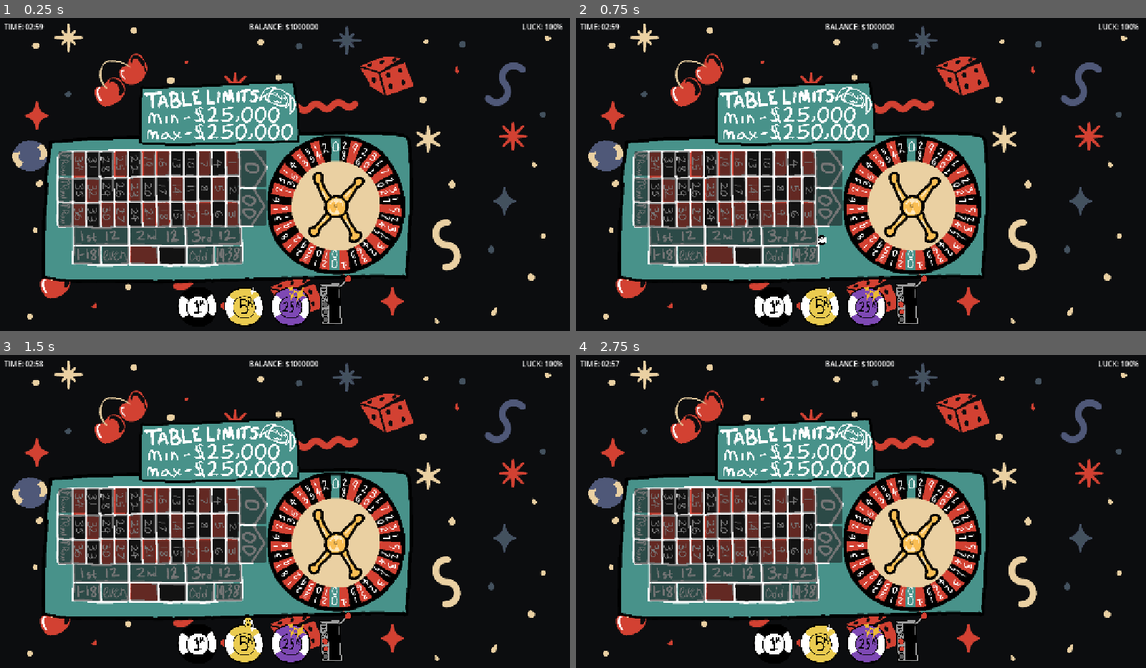
Above: before the commit, frames 1-4 (two rows, left to right).
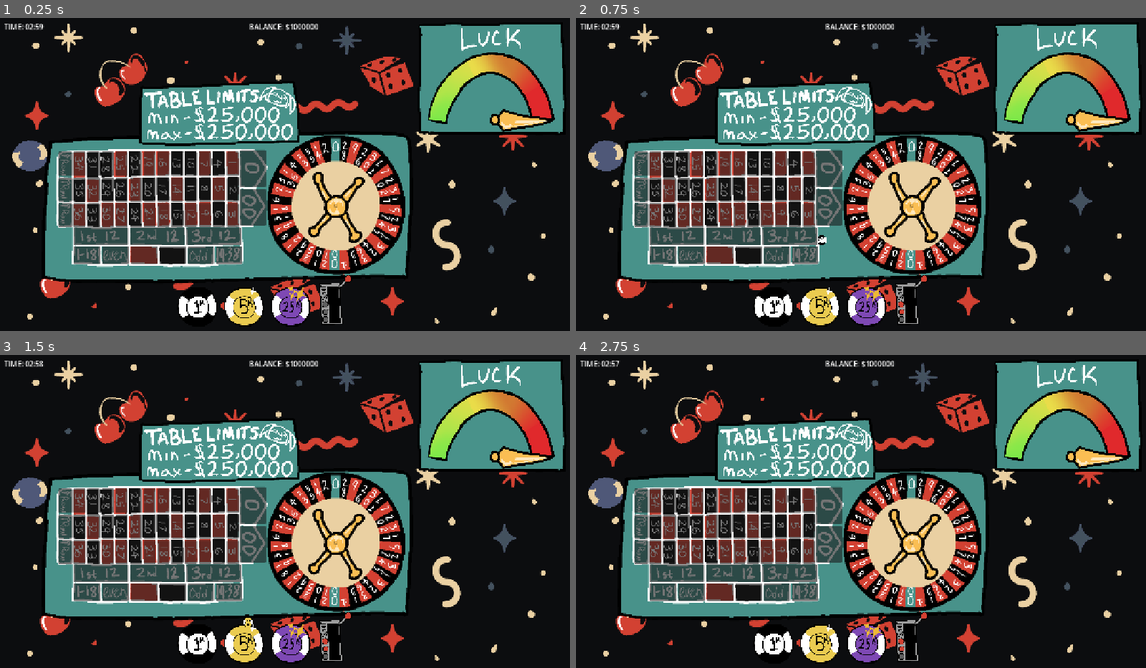
Above: after the commit, the same moments.

Repository: JordanRaia/gmtk-game-jam-2026
Game: Godot game, scene res://MainScene.tscn
Two runs of this game, one before a commit and one after it. Both use one fixed random seed, a clock stepped at 60 frames per second and the inputs below.
Inputs (mouse positions are in pixels of both pictures, inside the frame that each line leads up to):
- Up to frame 1 (0.25 s): no input
- Up to frame 2 (0.75 s): drag from (775, 305) to (918, 105) at 0.52 s
- Up to frame 3 (1.5 s): drag from (245, 642) to (256, 577) at 1.27 s
- Up to frame 4 (2.75 s): move the mouse to (866, 642) at 2.02 s; click (866, 642) at 2.17 s

The runs differ from the first frame. In frame 1, 8.0% of the frame differs, in the area x 73-99%, y 1-38%; in frame 2, 8.0%; in frame 3, 8.0%; in frame 4, 8.0%.

Commit message:
Add LuckGauge UI elements and update LuckDial rotation logic

Diff:
--- a/MainScene.tscn
+++ b/MainScene.tscn
@@ -24,6 +24,9 @@
 [ext_resource type="Texture2D" uid="uid://b2oyy35o5ur2q" path="res://Assets/art/leveranim/lever_0014.png" id="18_f3pw5"]
 [ext_resource type="Texture2D" uid="uid://catoursctv8u7" path="res://Assets/art/leveranim/lever_0015.png" id="19_nlw8m"]
 [ext_resource type="Texture2D" uid="uid://dgjeco2sf0o4s" path="res://Assets/art/leveranim/lever_0016.png" id="20_r1x6n"]
+[ext_resource type="Texture2D" uid="uid://b52u2edecrtko" path="res://Assets/art/luckbox.png" id="25_obg7t"]
+[ext_resource type="Texture2D" uid="uid://b073dbqx8e3p2" path="res://Assets/art/luckmeter.png" id="26_v3bin"]
+[ext_resource type="Texture2D" uid="uid://cpeek4y4d6y6k" path="res://Assets/art/luckdial.png" id="27_6dw4c"]
 
 [sub_resource type="SpriteFrames" id="SpriteFrames_dh88x"]
 animations = [{
@@ -747,4 +750,39 @@
 size_flags_vertical = 3
 stretch_mode = 5
 
+[node name="LuckGauge" type="Control" parent="CanvasLayer/UI_Layer" unique_id=325801013]
+layout_mode = 1
+anchors_preset = 1
+anchor_left = 1.0
+anchor_right = 1.0
+offset_left = -344.0
+offset_top = 15.999999
+offset_right = -304.00006
+offset_bottom = 56.0
+grow_horizontal = 0
+scale = Vector2(0.45, 0.45)
+
+[node name="LuckBox" type="TextureRect" parent="CanvasLayer/UI_Layer/LuckGauge" unique_id=167033635]
+layout_mode = 0
+offset_right = 40.0
+offset_bottom = 40.0
+texture = ExtResource("25_obg7t")
+
+[node name="LuckMeter" type="TextureRect" parent="CanvasLayer/UI_Layer/LuckGauge" unique_id=371524725]
+layout_mode = 0
+offset_left = 32.0
+offset_top = 96.0
+offset_right = 730.0
+offset_bottom = 596.0
+texture = ExtResource("26_v3bin")
+
+[node name="LuckDial" type="TextureRect" parent="CanvasLayer/UI_Layer/LuckGauge" unique_id=1108187095]
+layout_mode = 0
+offset_left = 32.0
+offset_top = 96.0
+offset_right = 730.0
+offset_bottom = 596.0
+pivot_offset = Vector2(349, 400)
+texture = ExtResource("27_6dw4c")
+
 [connection signal="gui_input" from="CanvasLayer/UI_Layer/ChipTray/SpinLever/Control" to="." method="_on_control_gui_input"]
--- a/Scripts/MainScene.gd
+++ b/Scripts/MainScene.gd
@@ -10,6 +10,9 @@
 
 # References to your lever nodes
 @onready var spin_lever: AnimatedSprite2D = $CanvasLayer/UI_Layer/ChipTray/SpinLever
+
+# Luck Dial
+@onready var luck_dial: TextureRect = $CanvasLayer/UI_Layer/LuckGauge/LuckDial
 
 var is_spinning: bool = false
 
@@ -43,6 +46,15 @@
 	timer_label.text = "TIME: %02d:%02d" % [minutes, seconds]
 
 	luck_label.text = "LUCK: %d%%" % GameState.luck_meter
+
+	# --- Update Luck Dial Rotation ---
+	# Maps 0% to 100% across a 180-degree span (-90 degrees to +90 degrees)
+	# Adjust the base angle offset (deg_to_rad) if your art asset points straight up vs sideways by default.
+	var luck_normalized = clamp(GameState.luck_meter, 0, 100) / 100.0
+
+	# 0% is far left (-90°) and 100% is far right (+90°)
+	var target_angle_deg = lerp(-90.0, 90.0, luck_normalized)
+	luck_dial.rotation = deg_to_rad(target_angle_deg)
 
 # Triggered when clicking the Area2D shape over the lever
 func _on_area_2d_input_event(viewport: Node, event: InputEvent, shape_idx: int) -> void:
@@ -83,7 +95,7 @@
 		win_str = "doublezero"
 
 	var is_even = (num != 0 and num != 37 and num % 2 == 0)
-	var is_odd  = (num != 0 and num != 37 and num % 2 != 0)
+	var is_odd = (num != 0 and num != 37 and num % 2 != 0)
 
 	var total: int = 0
 	for bet_id in GameState.active_bets.keys():
